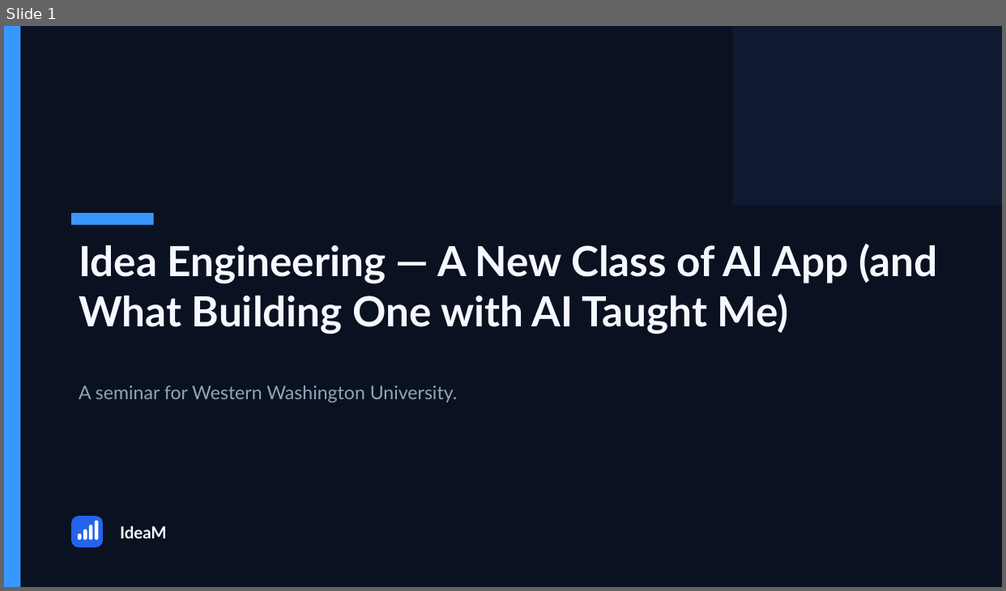
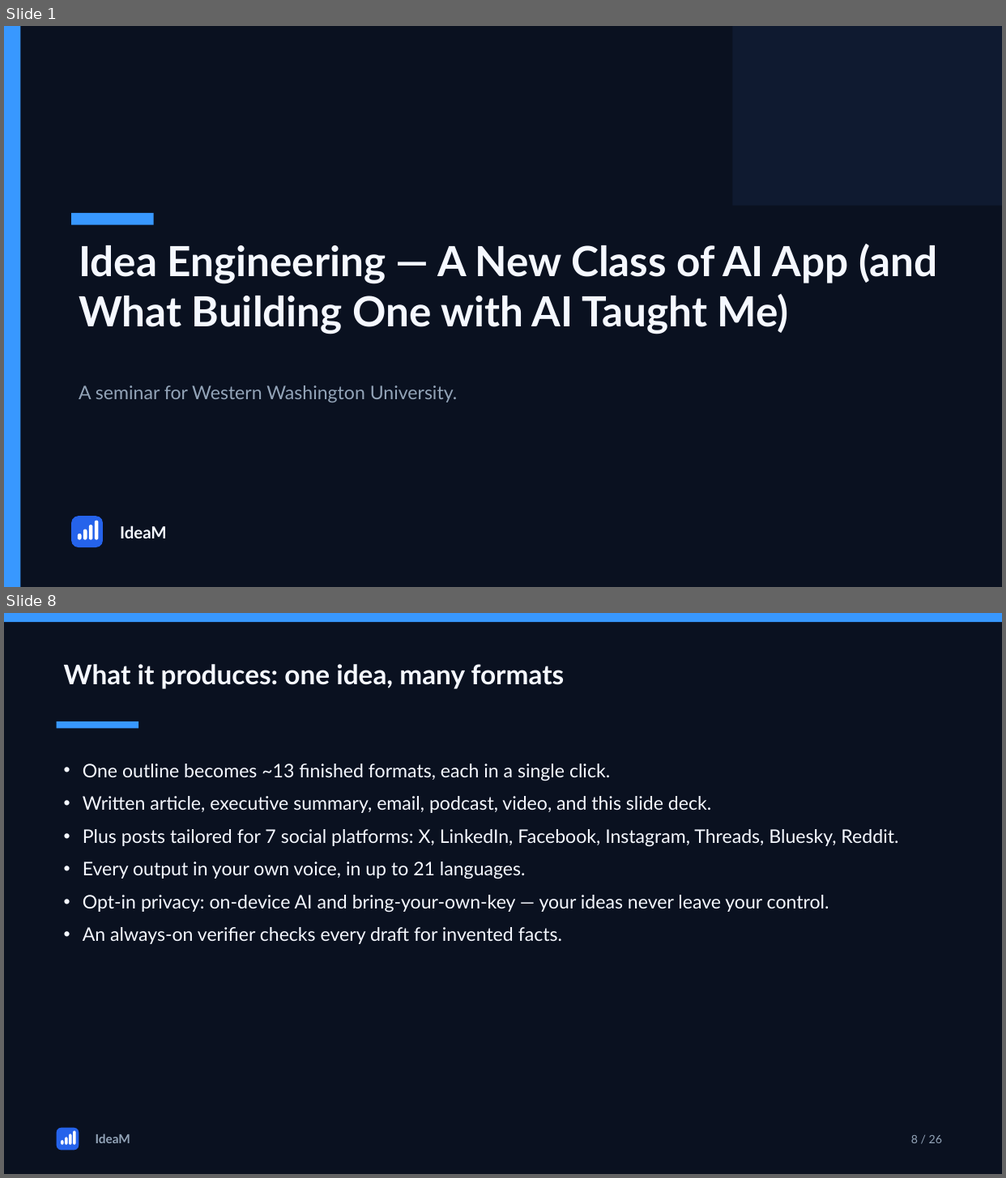
Before and after one commit to hjachter/IdiamPro, a slide deck: public/ideam-seminar.pptx. Shown one above the other, each under a label of ours: slide 1 before the commit, slides 1 and 8 after it; the slides between them are not shown. The pictures are 1006x591 and 1006x1178 pixels, drawn with LibreOffice and Linux fonts; fonts in the diff are those of the drawing. Boxes give left, top, right and bottom in pixels: in the first picture for what was removed or moved away, otherwise in the second. Text is boxed around its words. In the diff, an @@ line names an element or a change of style, - is before the commit and + after.

```diff
--- a/public/ideam-seminar.pptx
+++ b/public/ideam-seminar.pptx
@@ slide 8 added at (4, 613, 1002, 1174), background #0A1120 @@
@@ rectangle added at (4, 613, 1002, 622), fill #3898FF @@
@@ text added at (64, 664, 565, 689), 26 pt, text #F5F8FF, bold @@
+What it produces: one idea, many formats
@@ rectangle added at (57, 722, 138, 728), fill #3898FF @@
@@ text added at (83, 764, 898, 944), 18 pt, text #F5F8FF @@
+• One outline becomes ~13 finished formats, each in a single click.
+• Written article, executive summary, email, podcast, video, and this slide deck.
+• Plus posts tailored for 7 social platforms: X, LinkedIn, Facebook, Instagram, Threads, Bluesky, Reddit.
+• Every output in your own voice, in up to 21 languages.
+• Opt-in privacy: on-device AI and bring-your-own-key — your ideas never leave your control.
+• An always-on verifier checks every draft for invented facts.
@@ rounded rectangle added at (57, 1128, 79, 1151), fill #2563EB @@
@@ rounded rectangle added at (61, 1141, 64, 1145), fill #FFFFFF @@
@@ rounded rectangle added at (65, 1138, 68, 1145), fill #FFFFFF @@
@@ rounded rectangle added at (69, 1134, 72, 1144), fill #FFFFFF @@
@@ rounded rectangle added at (73, 1131, 76, 1145), fill #FFFFFF @@
@@ text added at (96, 1134, 130, 1144), 12 pt, text #93A4B8, bold @@
+IdeaM
@@ text added at (911, 1135, 942, 1144), 11 pt, text #93A4B8 @@
+8 / 26
```
Also in this commit, not shown: 9 slides changed, 14 other slides added, 3 other files.
